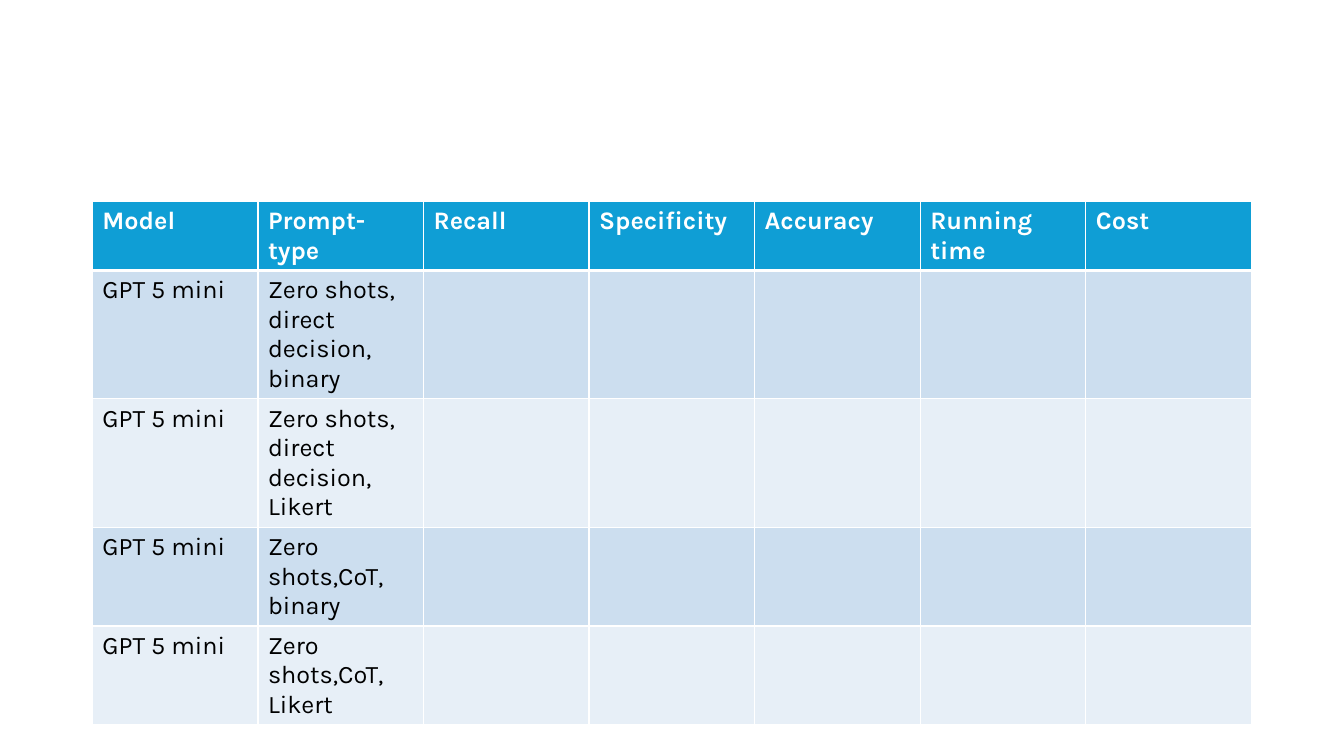
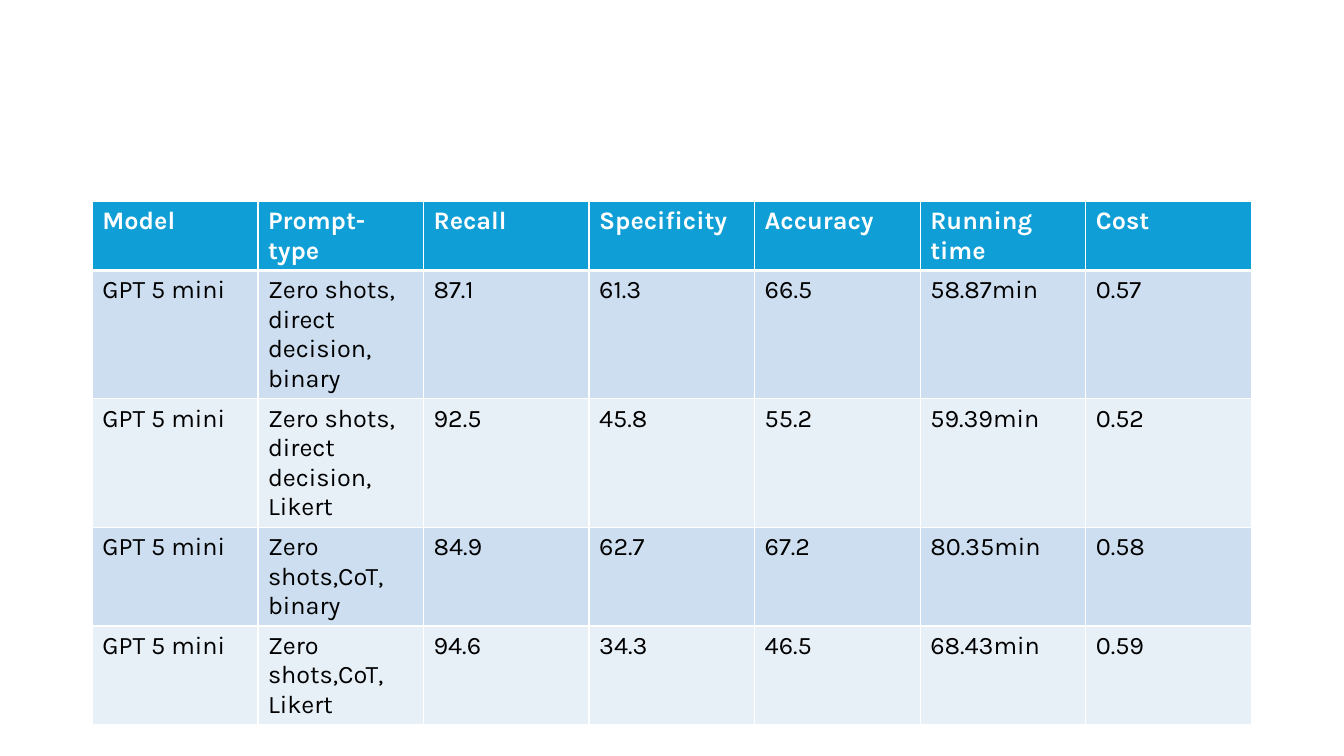
Before and after one commit to KayChansiri/AI-assisted-review-, a slide deck: slide 27 of Final_workflow.pptx. Drawn at 1344x756 pixels with LibreOffice and Linux fonts; fonts in the diff are those of the drawing. Boxes give left, top, right and bottom in pixels: in the first picture for what was removed or moved away, otherwise in the second. Text is boxed around its words. In the diff, an @@ line names an element or a change of style, - is before the commit and + after.

```diff
--- a/Final_workflow.pptx
+++ b/Final_workflow.pptx
@@ table at [93,202,1250,736] @@
-row 2: GPT 5 mini | Zero shots, direct decision, binary |  |  |  |  | 
+row 2: GPT 5 mini | Zero shots, direct decision, binary | 87.1 | 61.3 | 66.5 | 58.87min | 0.57
-row 3: GPT 5 mini | Zero shots, direct decision, Likert |  |  |  |  | 
+row 3: GPT 5 mini | Zero shots, direct decision, Likert | 92.5 | 45.8 | 55.2 | 59.39min | 0.52
-row 4: GPT 5 mini | Zero shots,CoT, binary |  |  |  |  | 
+row 4: GPT 5 mini | Zero shots,CoT, binary | 84.9 | 62.7 | 67.2 | 80.35min | 0.58
-row 5: GPT 5 mini | Zero shots,CoT, Likert |  |  |  |  | 
+row 5: GPT 5 mini | Zero shots,CoT, Likert | 94.6 | 34.3 | 46.5 | 68.43min | 0.59
```
Also in this commit, not shown: 2 other slides changed, 25 other files.
